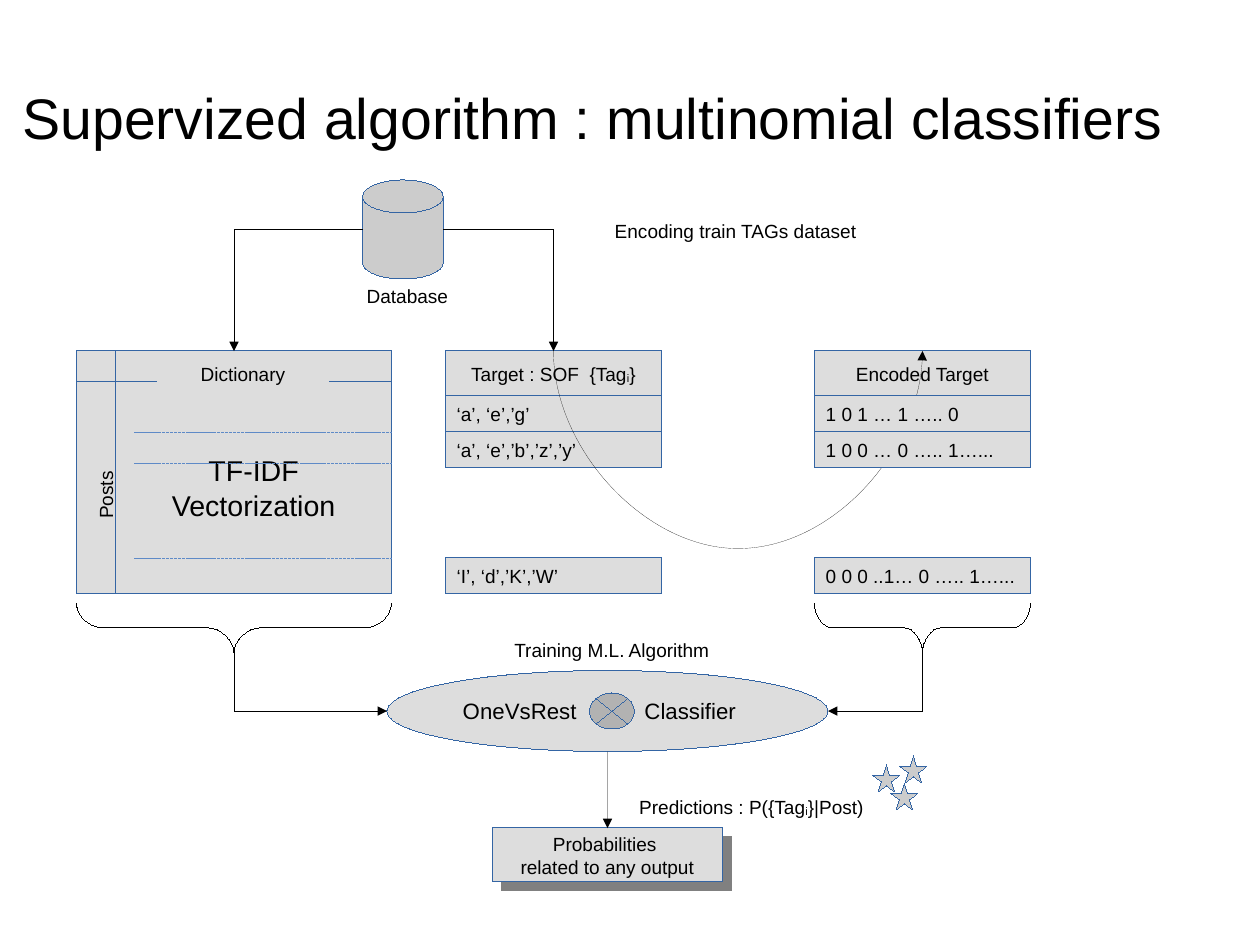
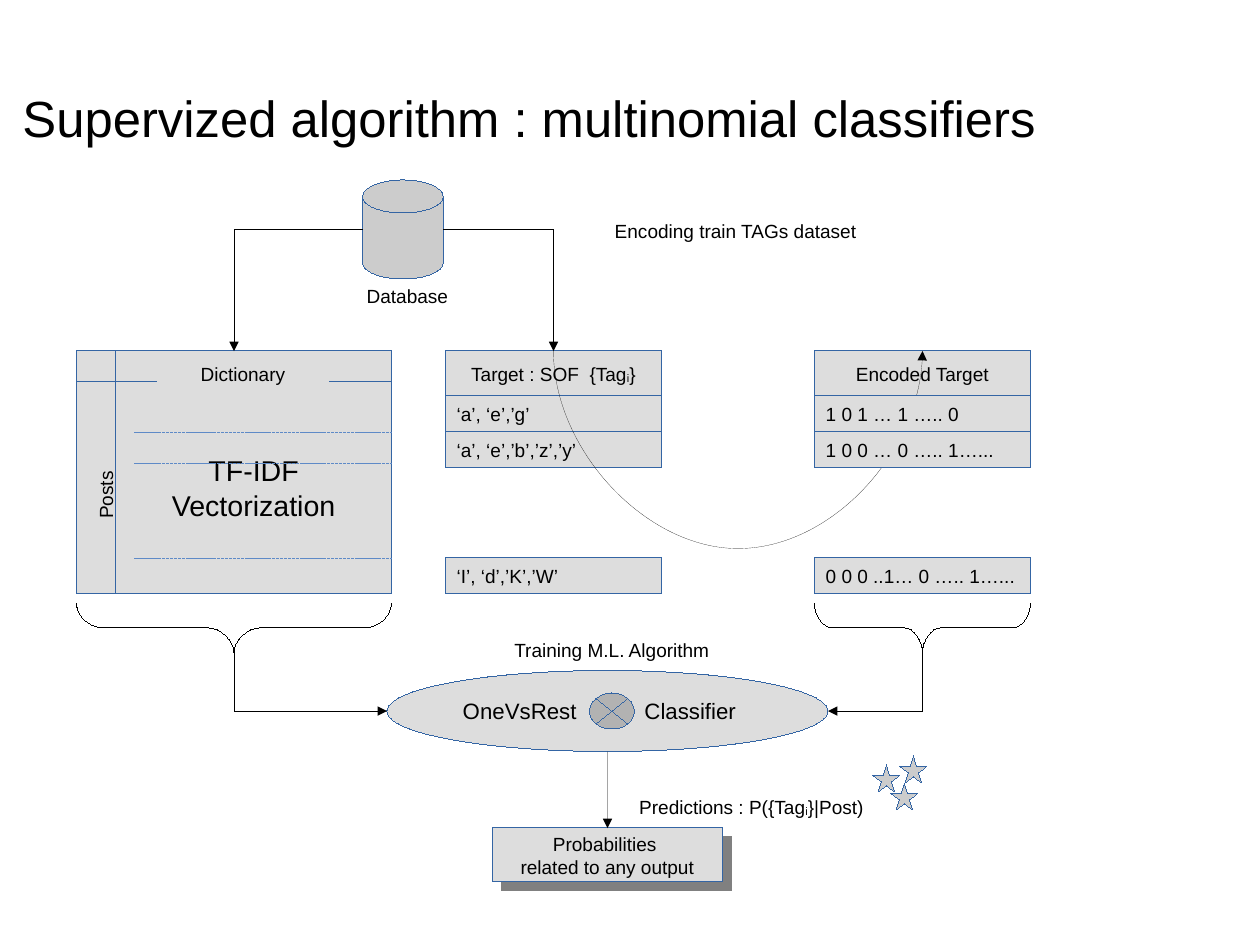
Before and after one commit to dataforcast/OC_Datascientist, a slide deck: slide 27 of P6/report/Openclassrooms_ParcoursDatascientist_P6-V1.odp. Drawn at 1260x945 pixels with LibreOffice and Linux fonts; fonts in the diff are those of the drawing; background and template pictures are left out. Boxes give left, top, right and bottom in pixels: in the first picture for what was removed or moved away, otherwise in the second. Text is boxed around its words. In the diff, an @@ line names an element or a change of style, - is before the commit and + after.

```diff
--- a/P6/report/Openclassrooms_ParcoursDatascientist_P6-V1.odp
+++ b/P6/report/Openclassrooms_ParcoursDatascientist_P6-V1.odp
@@ title "Supervized algorithm : multinomial classifiers" at [22, 100, 1036, 147]: size 36 to 32 pt @@
```
Also in this commit, not shown: 10 other slides changed, 1 slide added, 1 slide removed, 5 other files.
